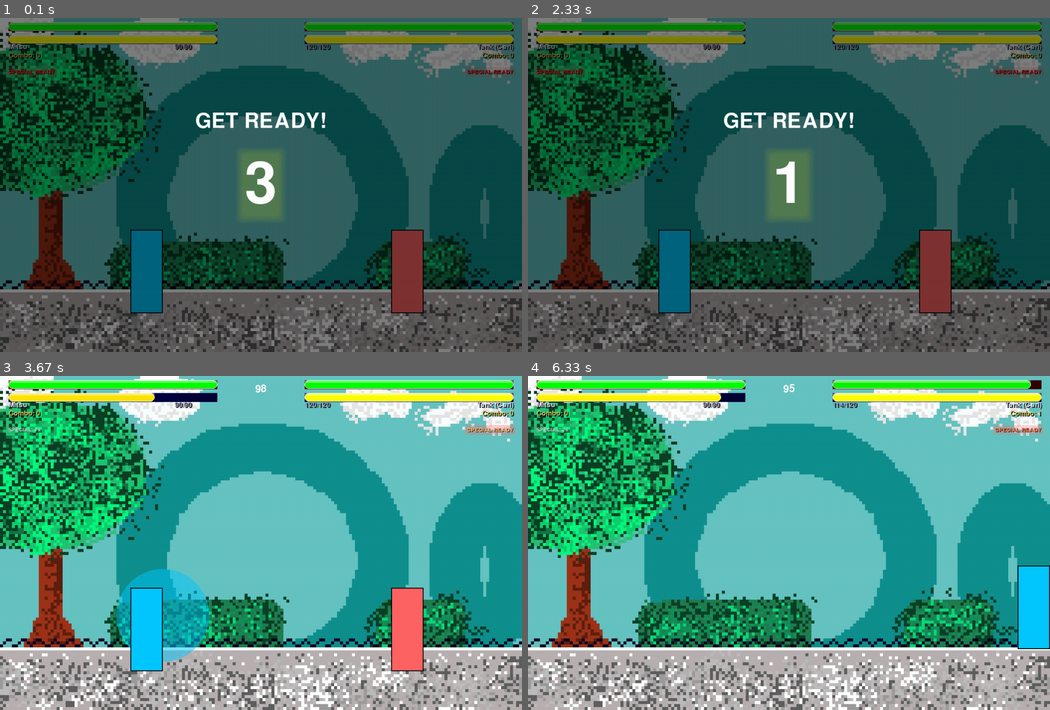
Above: before the commit, frames 1-4 (two rows, left to right).
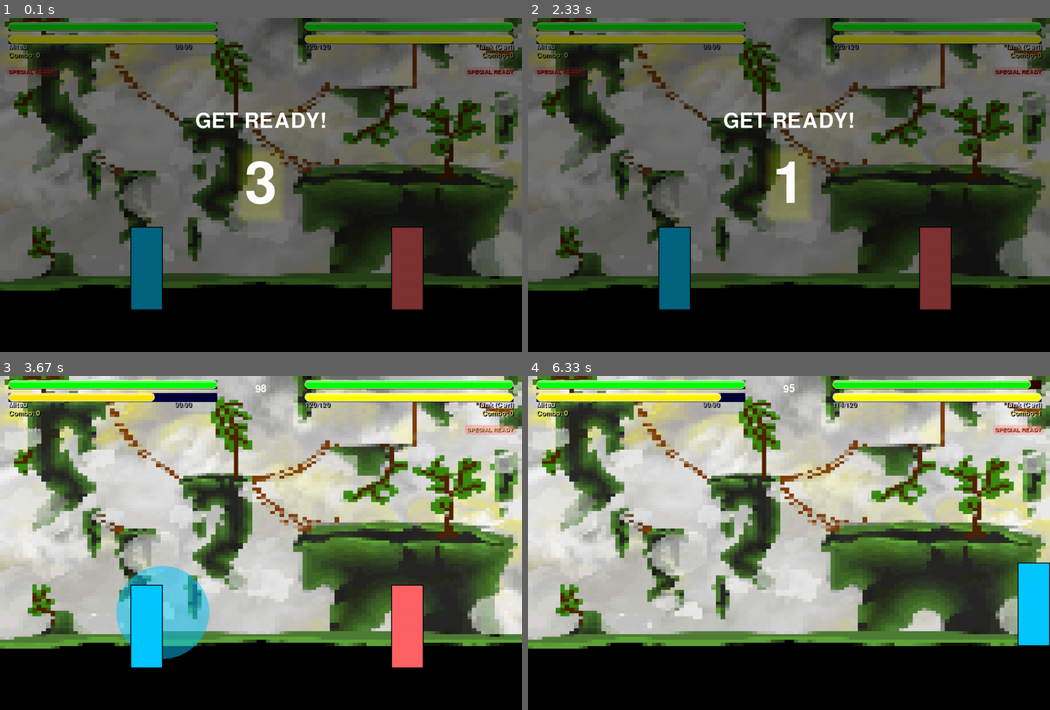
Above: after the commit, the same moments.

Repository: CarlosLeBg/pythfighter
Game: pygame game, started from src/core/game.py
The game is run twice, just before and just after one commit, with the same random seed, the same clock (stepped at 60 frames per second) and the same inputs.
Inputs:
- Up to frame 1 (0.1 s): no input
- Up to frame 2 (2.33 s): no input
- Up to frame 3 (3.67 s): tap T at 3.6 s
- Up to frame 4 (6.33 s): hold Right 3.93-4.57 s; hold D 3.93-4.57 s; hold Left 4.6-5.07 s; hold A 4.6-5.07 s; hold Right 5.1-5.57 s; hold D 5.1-5.57 s; tap T at 5.25 s; hold Up 5.6-5.9 s; hold W 5.6-5.9 s; hold Right from 5.93 s (still down); hold D from 5.93 s (still down)

The runs differ from the first frame. In frame 1, 89% of the frame differs, in the area x 0-100%, y 0-100%; in frame 2, 89%; in frame 3, 92%; in frame 4, 94%.

Commit message:
Modif de Carlos

Diff:
--- a/src/core/game.py
+++ b/src/core/game.py
@@ -478,7 +478,7 @@
         self.screen = pygame.display.set_mode((VISIBLE_WIDTH, VISIBLE_HEIGHT))
         pygame.display.set_caption("PythFighter")
 
-        self.bg_selected = random.choice(["bg_2.png", "backg.png"])
+        self.bg_selected = random.choice(["bg_2.png", "backg.png","jard.png","bg-ile.png"])
 
         try:
             bg_path = os.path.join("src", "assets", "backgrounds", self.bg_selected)
Binary file removed: src/assets/backgrounds/bg ile.webp
Binary file added: src/assets/backgrounds/bg-ile.png
